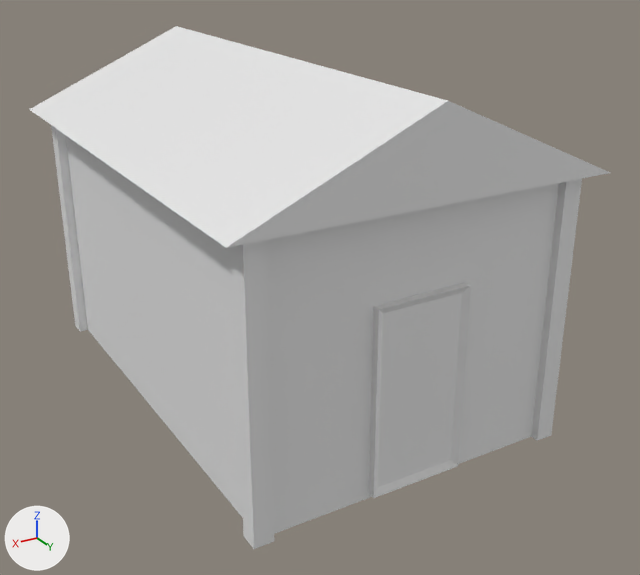
Two versions of the FBX model Assets/_Models/Scrapyard/Props/Exterior/cobertizo.fbx, one commit apart.
The view is the same before and after, from a 50 mm camera at (70.4, 129.8, 81.1) aimed at (-3.3, 6.9, 19.6). Every picture has the same lights, and +X, +Y and +Z are marked at lower left.

The first picture shows 'Cobertizo'.
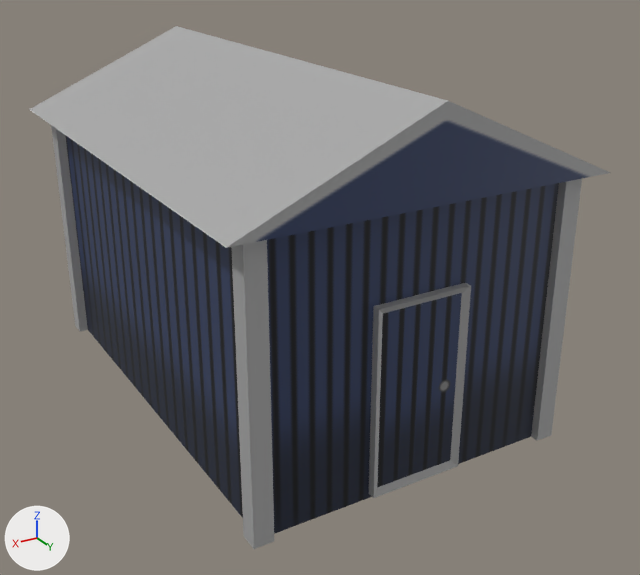
Where the change shows, as pixel boxes [x1, y1, x2, y2] in the pictures (640 x 575 px):
'Cobertizo', surface changed: [29, 26, 610, 549] in both

Diff of the bpy script that builds the scene:
```diff
--- a/Assets/_Models/Scrapyard/Props/Exterior/cobertizo.fbx.py
+++ b/Assets/_Models/Scrapyard/Props/Exterior/cobertizo.fbx.py
@@ img_cobertizo_png @@
+img_cobertizo_png = load_image('Cobertizo.png', '../../../../_Mats/_Texures/Interior/Cobertizo.png', 2048, 2048, 'sRGB')
@@ mat_cobertizo @@
 mat_cobertizo = principled_material('cobertizo')
-mat_cobertizo.base_color = (0.8, 0.8, 0.8)  # white #e7e7e7
+mat_cobertizo.texture = img_cobertizo_png
```
